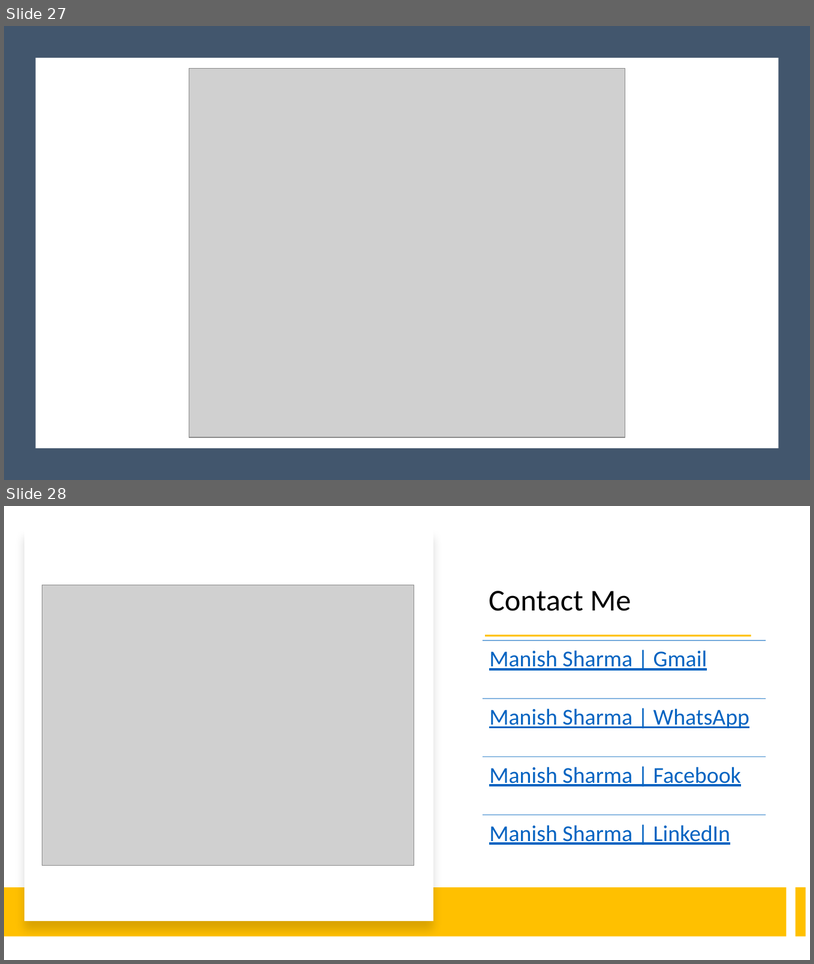
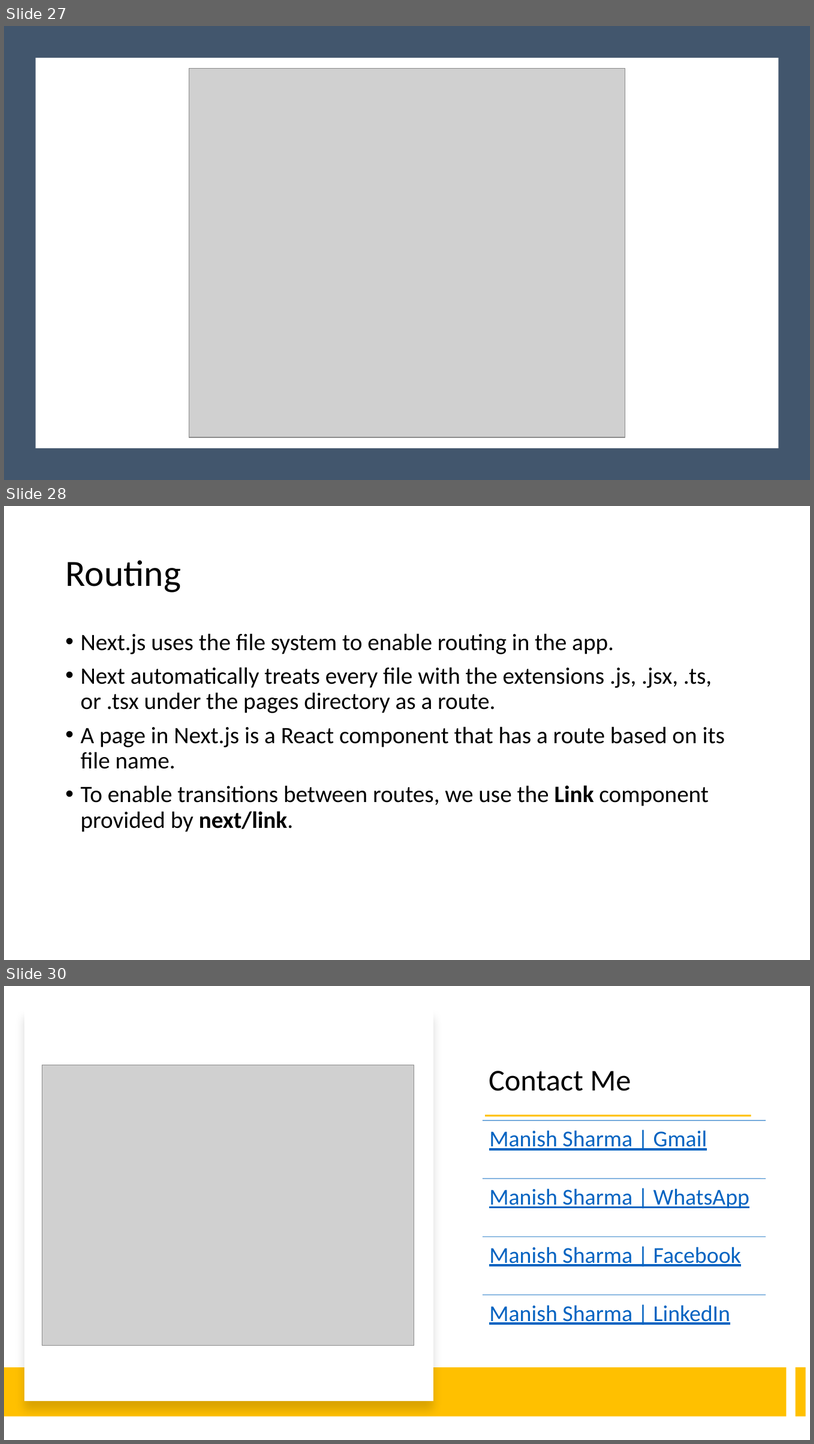
Before and after one commit to manishvbn/NextJS_Jun22, a slide deck: Notes/NextJS.pptx. Shown one above the other, each under a label of ours: slides 27 and 28 before the commit, slides 27, 28 and 30 after it; the slides between them are not shown. The pictures are 814x964 and 814x1444 pixels, drawn with LibreOffice and Linux fonts; fonts in the diff are those of the drawing; grey boxes stand for pictures. Boxes give left, top, right and bottom in pixels: in the first picture for what was removed or moved away, otherwise in the second. Text is boxed around its words. In the diff, an @@ line names an element or a change of style, - is before the commit and + after.

```diff
--- a/Notes/NextJS.pptx
+++ b/Notes/NextJS.pptx
@@ slide 28 added at bbox=[4, 506, 810, 960], background #FFFFFF @@
@@ title added at bbox=[65, 560, 181, 592], 44 pt, text #000000 @@
+Routing
@@ text added at bbox=[81, 633, 725, 832], 28 pt, text #000000 @@
+• Next.js uses the file system to enable routing in the app.
+• Next automatically treats every file with the extensions .js, .jsx, .ts, or .tsx under the pages directory as a route.
+• A page in Next.js is a React component that has a route based on its file name.
+• To enable transitions between routes, we use the Link component provided by next/link.
@@ what was slide 28 is now slide 30 @@
```
Also in this commit, not shown: 1 other slide added.
